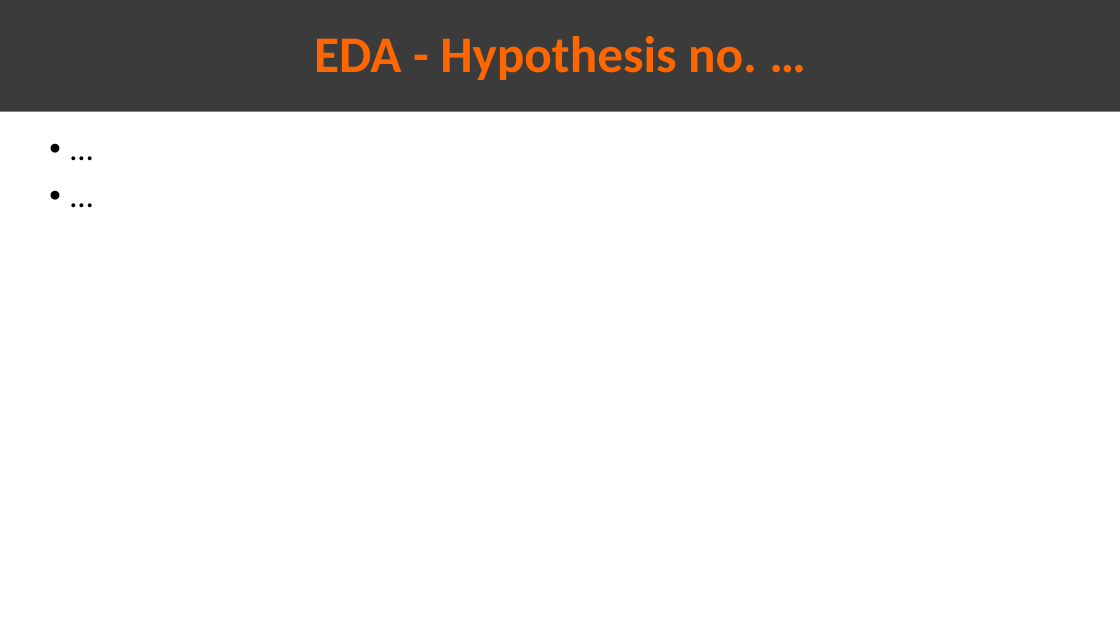
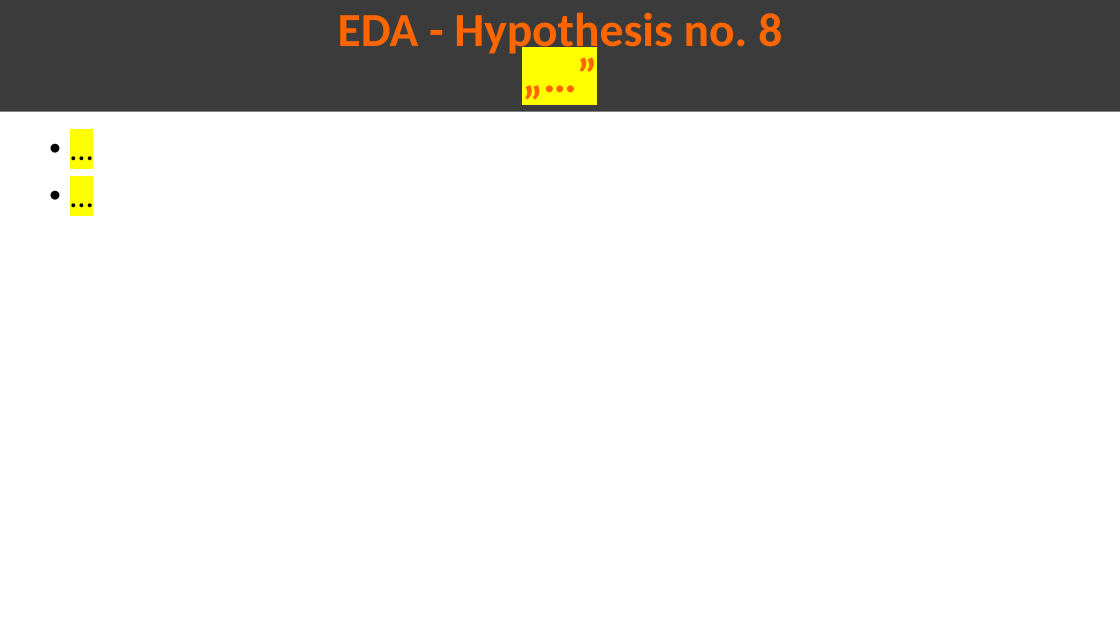
Before and after one commit to Omar-Safwat/HealthCare_project, a slide deck: slide 18 of Week_10-11/Presentation_EDA.pptx (slide 13 before the commit). Drawn at 1120x630 pixels with LibreOffice and Linux fonts; fonts in the diff are those of the drawing. Boxes give left, top, right and bottom in pixels: in the first picture for what was removed or moved away, otherwise in the second. Text is boxed around its words. In the diff, an @@ line names an element or a change of style, - is before the commit and + after.

```diff
--- a/Week_10-11/Presentation_EDA.pptx
+++ b/Week_10-11/Presentation_EDA.pptx
@@ text in rectangle at <box>338,12,782,59</box>: text changed; size 44 to 40.7 pt @@
-EDA - Hypothesis no. …
+EDA - Hypothesis no. 8
+„…”
@@ text "…" at <box>41,128,1080,618</box>: highlight none to #FFFF00 @@
```
Also in this commit, not shown: 9 other slides changed, 5 slides added, 1 slide removed, 2 other files.
